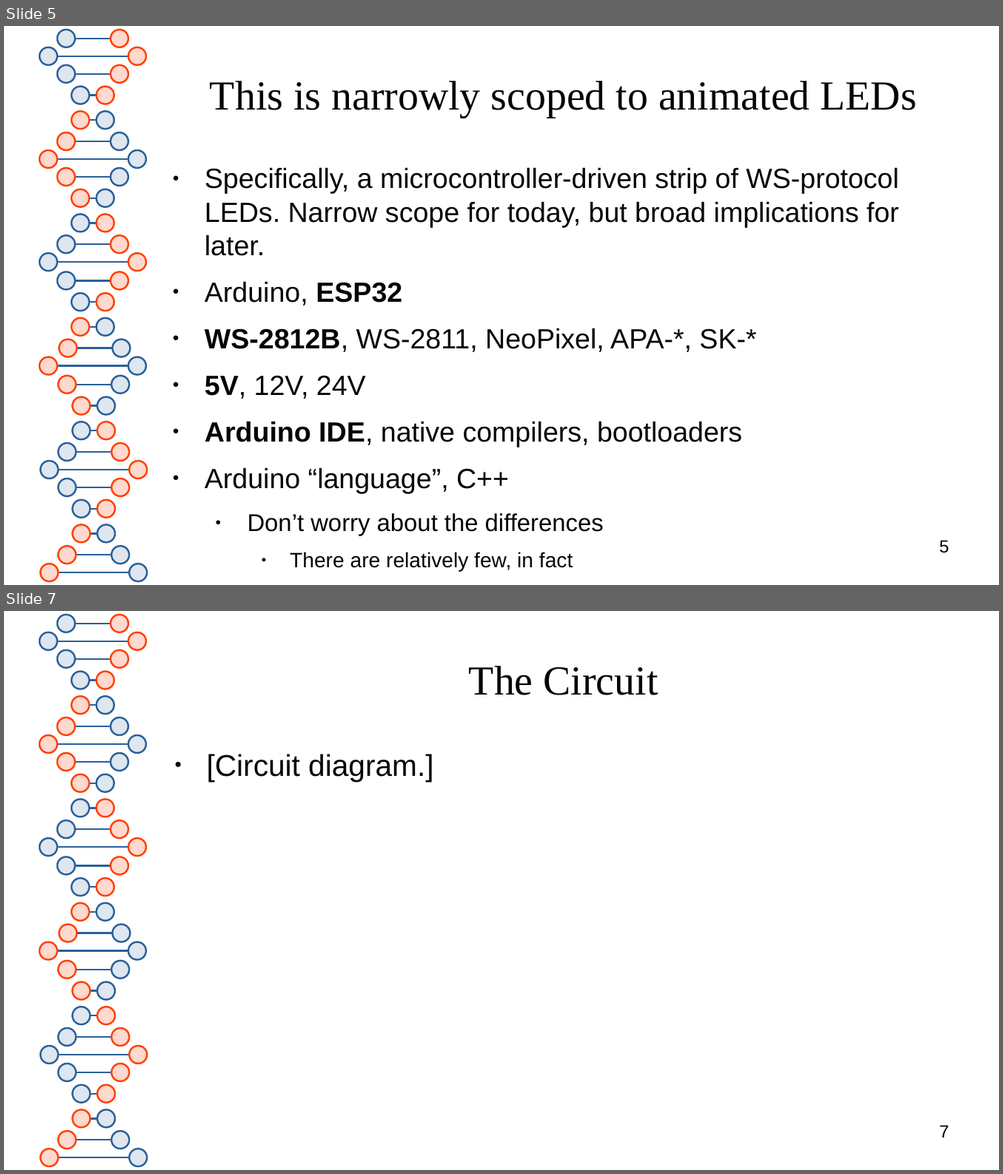
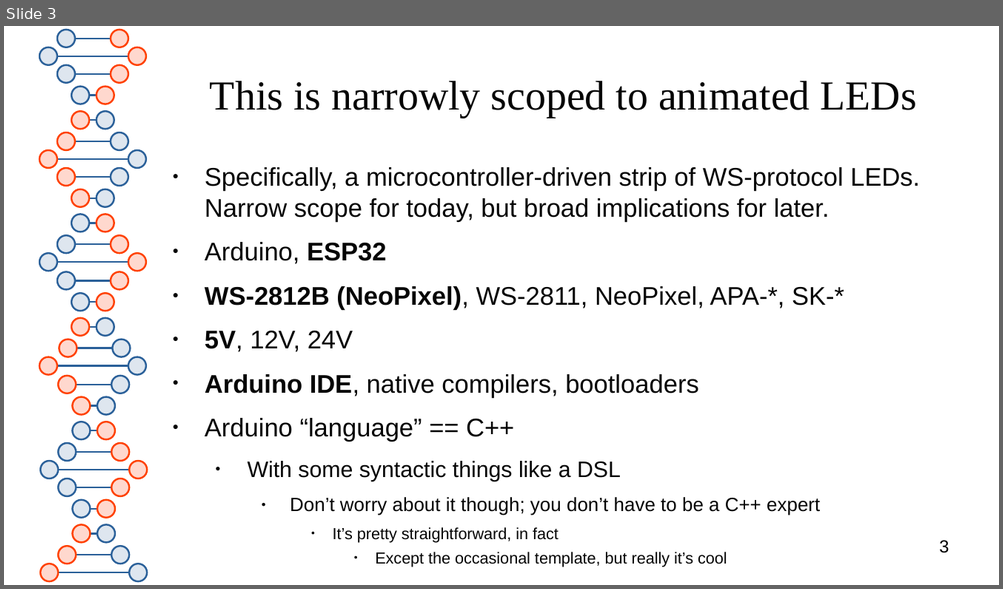
Before and after one commit to spacemeat/led_arts, a slide deck: toorcamp2026/preso.odp. Shown one above the other, each under a label of ours: slides 5 and 7 before the commit, slide 3 after it; the slides between them are not shown. The pictures are 1003x1174 and 1003x589 pixels, drawn with LibreOffice and Linux fonts; fonts in the diff are those of the drawing. Boxes give left, top, right and bottom in pixels: in the first picture for what was removed or moved away, otherwise in the second. Text is boxed around its words. In the diff, an @@ line names an element or a change of style, - is before the commit and + after.

```diff
--- a/toorcamp2026/preso.odp
+++ b/toorcamp2026/preso.odp
@@ slide 7 removed at (4, 611, 999, 1170), background #FFFFFF; not listed: 81 template elements that a slide beside it also shows @@
@@ title removed at (469, 666, 658, 695) @@
-The Circuit
@@ text removed at (207, 754, 433, 781) @@
-● [Circuit diagram.]
@@ page number removed at (939, 1125, 948, 1138) @@
-7
@@ what was slide 5 is now slide 3 @@
@@ slide 3 changed as well @@
@@ text at (205, 167, 919, 398): size 22.2 to 20.4 pt in "Specifically, a microcontroller-driven strip of WS-protocol  ...", "Arduino, ESP32", "5V, 12V, 24V", "Arduino IDE, native compilers, bootloaders" @@
@@ text at (205, 286, 844, 310): text changed; size 22.2 to 20.4 pt @@
-● WS-2812B, WS-2811, NeoPixel, APA-*, SK-*
+● WS-2812B (NeoPixel), WS-2811, NeoPixel, APA-*, SK-*
@@ text at (205, 418, 819, 568): text changed; size 19.4 to 12.8 pt @@
-● Arduino “language”, C++
-  ● Don’t worry about the differences
-    ● There are relatively few, in fact
+● Arduino “language” == C++
+  ● With some syntactic things like a DSL
+    ● Don’t worry about it though; you don’t have to be a C++ expert
+      ● It’s pretty straightforward, in fact
+        ● Except the occasional template, but really it’s cool
@@ page number at (939, 540, 948, 554): text changed @@
-5
+3
```
Also in this commit, not shown: 8 other slides changed, 15 slides added, 2 other slides removed, 2 other files.
